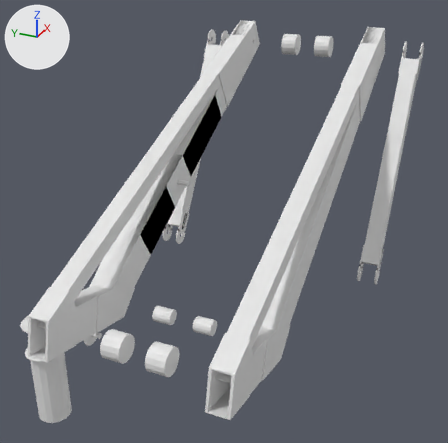
The OBJ model Software/ROS2/src/website/public/models/theia/excavator.obj: old version first, new version second.
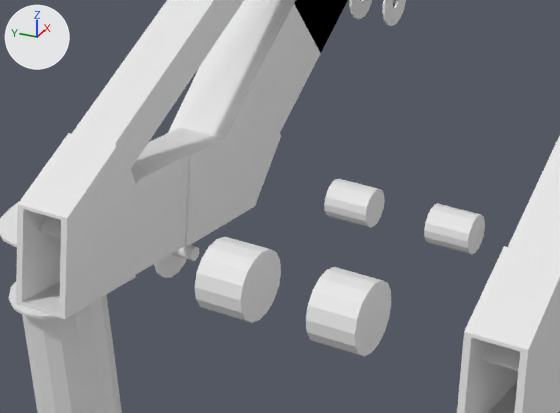
The first picture shows the older version from a camera (50 mm lens) standing at (-10.49, -3.81, 11.0) and looking at (-1.34, 0.31, 6.43). The close-ups show both versions on the part from 5% to 55% of the width and 53% to 90% of the height of that picture; other places that the commit changed are outside them. The lights are fixed; the arrows at upper left show +X, +Y and +Z. Where no turn or scale is listed for an object, it has been applied to the vertices.

Names of what the first close-up shows: 'Body.005', 'Body.009', 'Body.011', 'Body.013', 'Pannel', 'Pannel.001', 'Pannel.006', 'Truss.020', 'Truss.021', 'Truss.023', 'Truss.025', 'Truss.026'.
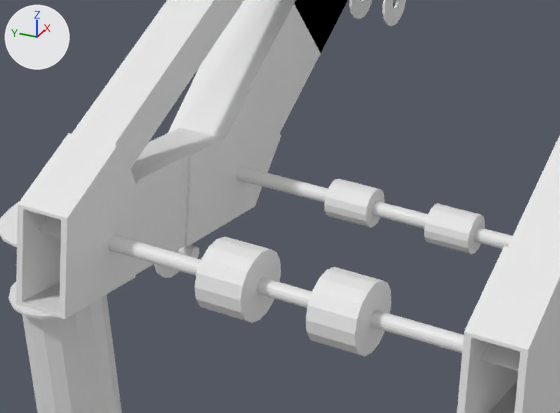
Boxes [x1, y1, x2, y2] around the edits, measured in the close-ups (560 x 413 px):
'Shaft.018', added: after [108, 235, 464, 353]
'Shaft.017', added: after [236, 166, 513, 249]

Edits to the bpy script that builds the scene:
```text
Add me_shaft_018:
    me_shaft_018.from_pydata(...)  # 32 vertices, 18 faces; spans x -4.72..-4.63, y -1.46..1.57, z 5.87..5.97
Add me_shaft_017:
    me_shaft_017.from_pydata(...)  # 32 vertices, 18 faces; spans x -3.43..-3.34, y -1.46..1.57, z 5.6..5.7
Add ob_shaft_018:
    ob_shaft_018 = bpy.data.objects.new('Shaft.018', me_shaft_018)
    ob_shaft_018.location = (0.0, 0.0, 0.0)
Add ob_shaft_017:
    ob_shaft_017 = bpy.data.objects.new('Shaft.017', me_shaft_017)
    ob_shaft_017.location = (0.0, 0.0, 0.0)
```
